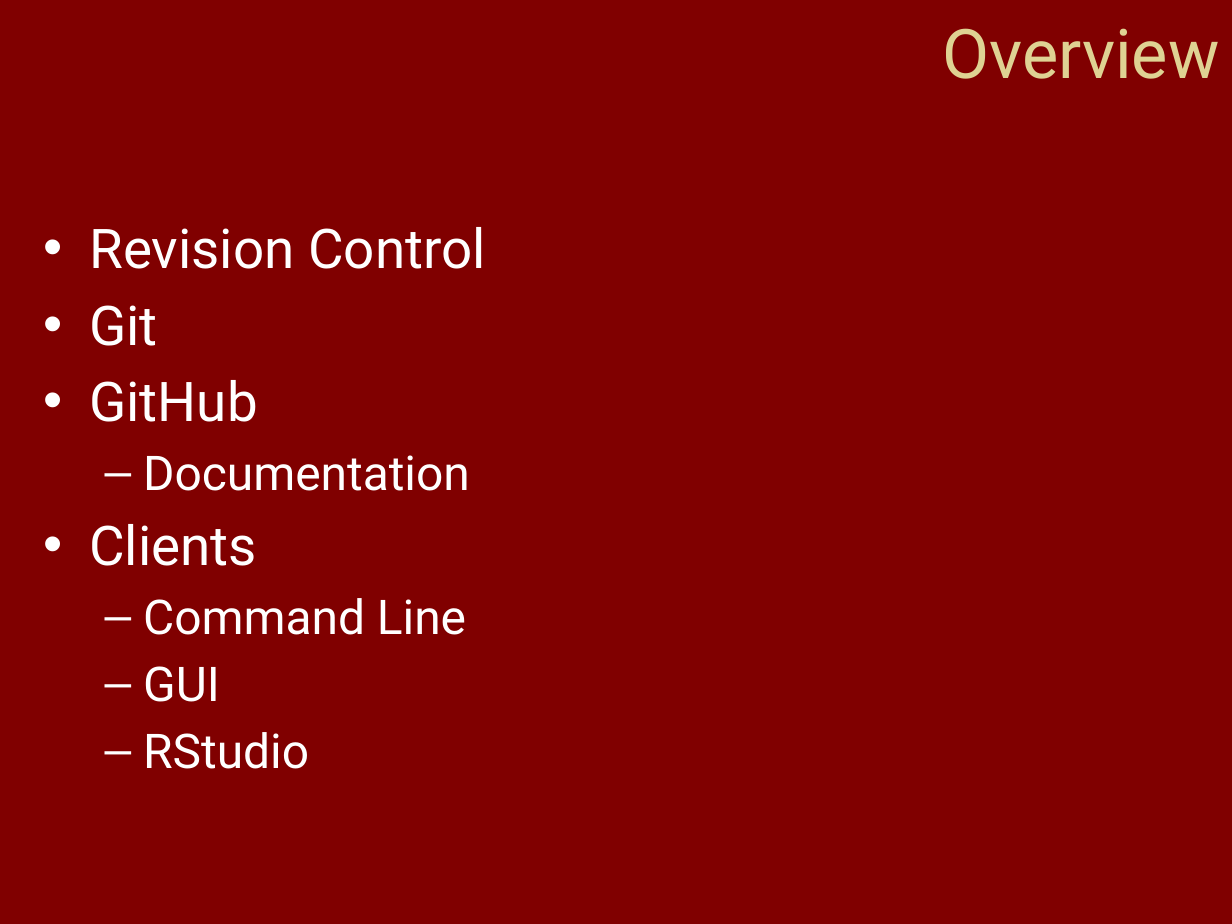
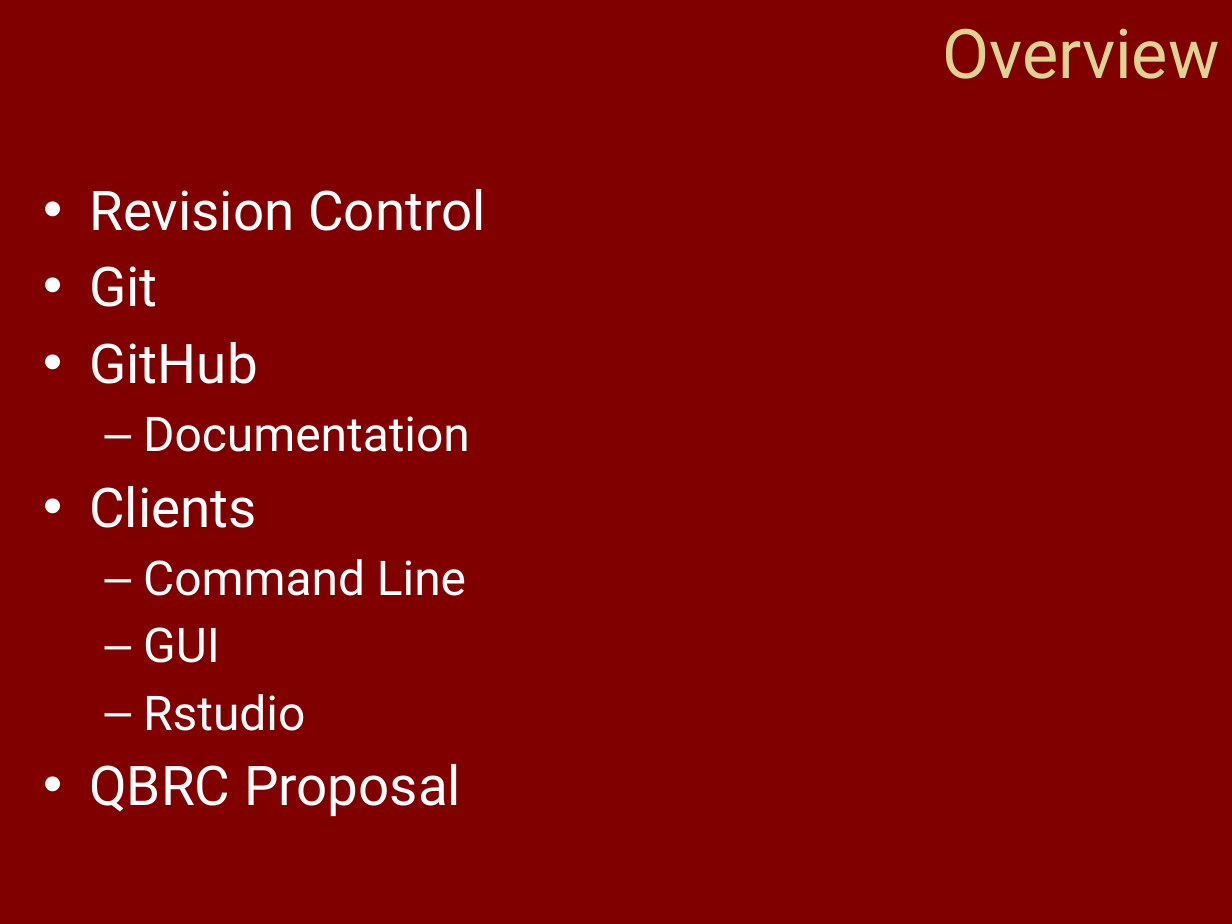
Before and after one commit to QBRC/GithubDemo, a slide deck: slide 2 of Git & Github.pptx. Drawn at 1232x924 pixels with LibreOffice and Linux fonts; fonts in the diff are those of the drawing; background and template pictures are left out. Boxes give left, top, right and bottom in pixels: in the first picture for what was removed or moved away, otherwise in the second. Text is boxed around its words. In the diff, an @@ line names an element or a change of style, - is before the commit and + after.

```diff
--- a/Git & Github.pptx
+++ b/Git & Github.pptx
@@ text at (89, 694, 461, 816): text changed; size 28 to 32 pt @@
-  – RStudio
+  – Rstudio
+• QBRC Proposal
```
Also in this commit, not shown: 1 other slide changed, 3 slides added.
